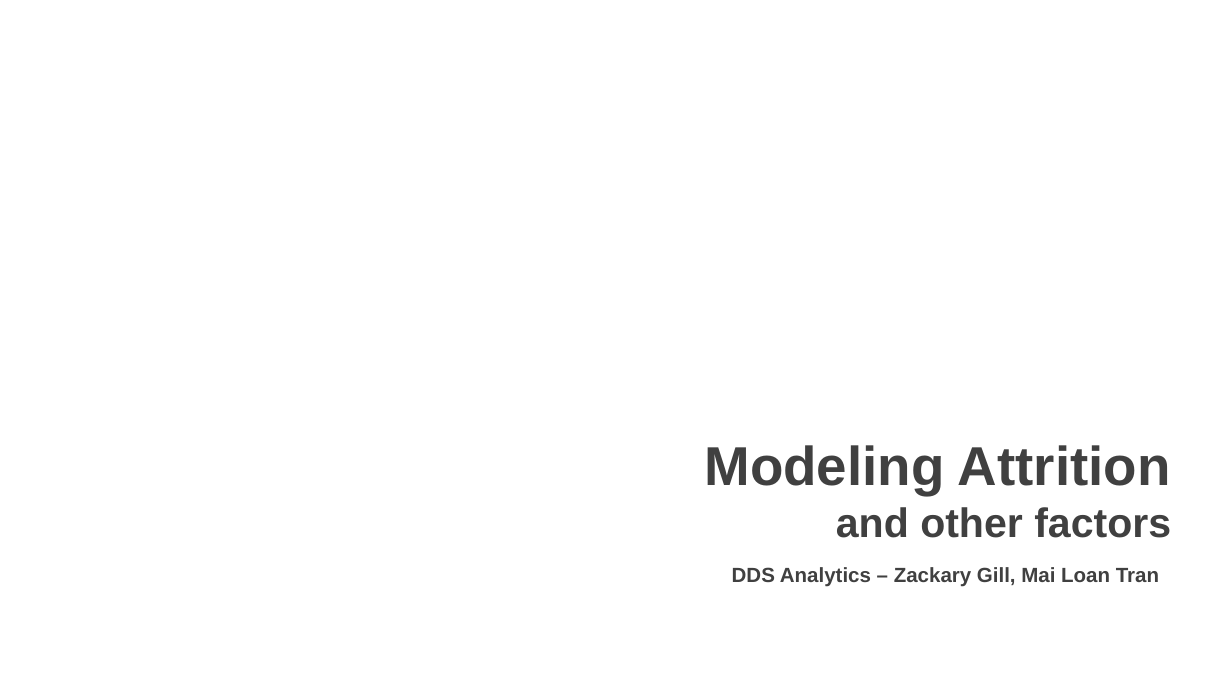
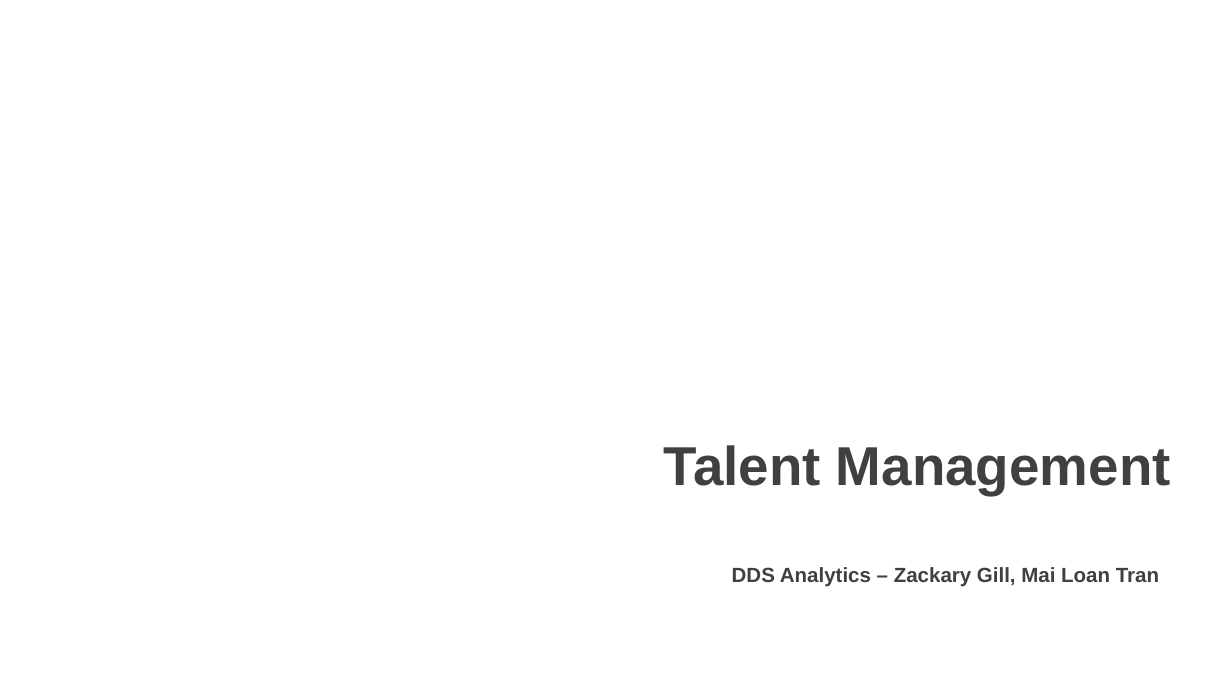
Before and after one commit to SamOnalaja/MSDS6306-404_CS2, a slide deck: slide 1 of pres/6306_CaseStudy2_Pres1.pptx. Drawn at 1232x693 pixels with LibreOffice and Linux fonts; fonts in the diff are those of the drawing; background and template pictures are left out. Boxes give left, top, right and bottom in pixels: in the first picture for what was removed or moved away, otherwise in the second. Text is boxed around its words. In the diff, an @@ line names an element or a change of style, - is before the commit and + after.

```diff
--- a/pres/6306_CaseStudy2_Pres1.pptx
+++ b/pres/6306_CaseStudy2_Pres1.pptx
@@ text at (x1=664, y1=445, x2=1171, y2=495): text changed @@
-Modeling Attrition
-and other factors
+Talent Management
```
Also in this commit, not shown: 5 other slides changed, 2 slides added, 1 slide removed.
